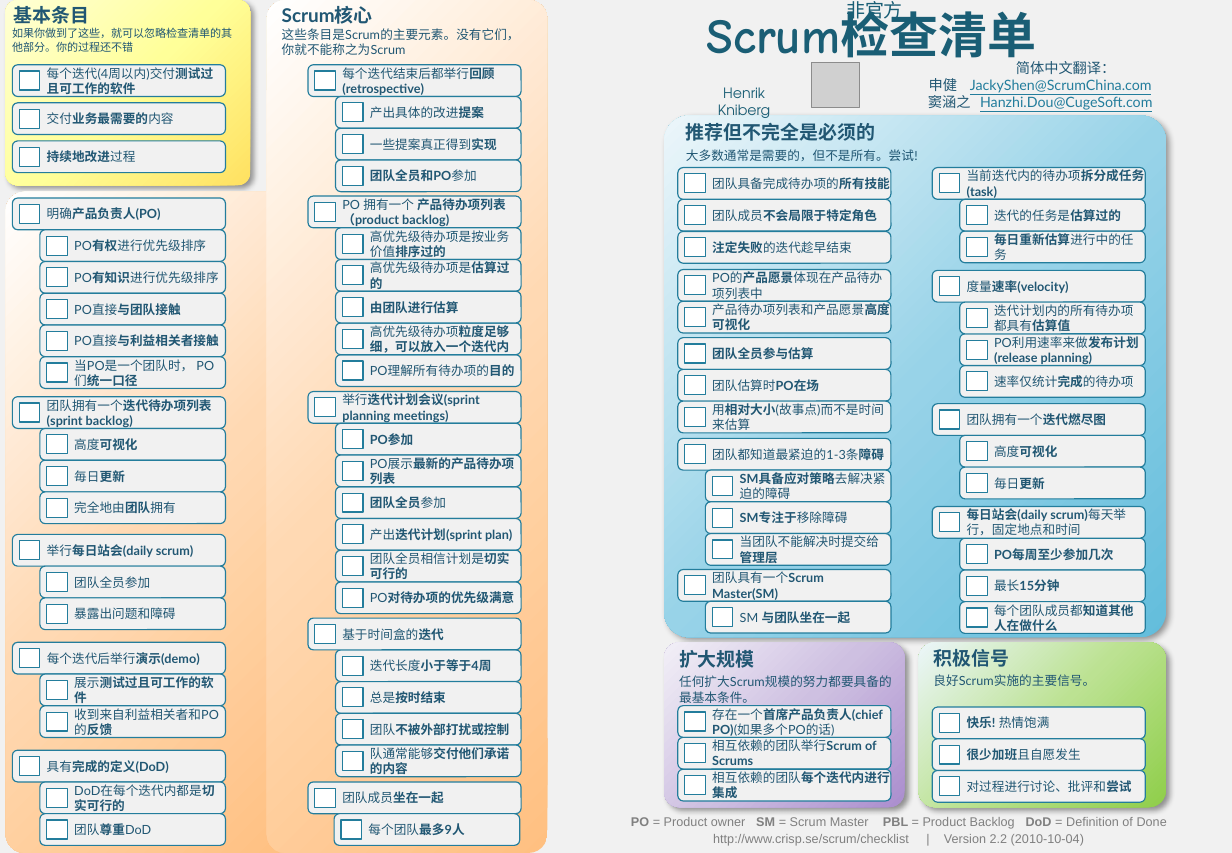
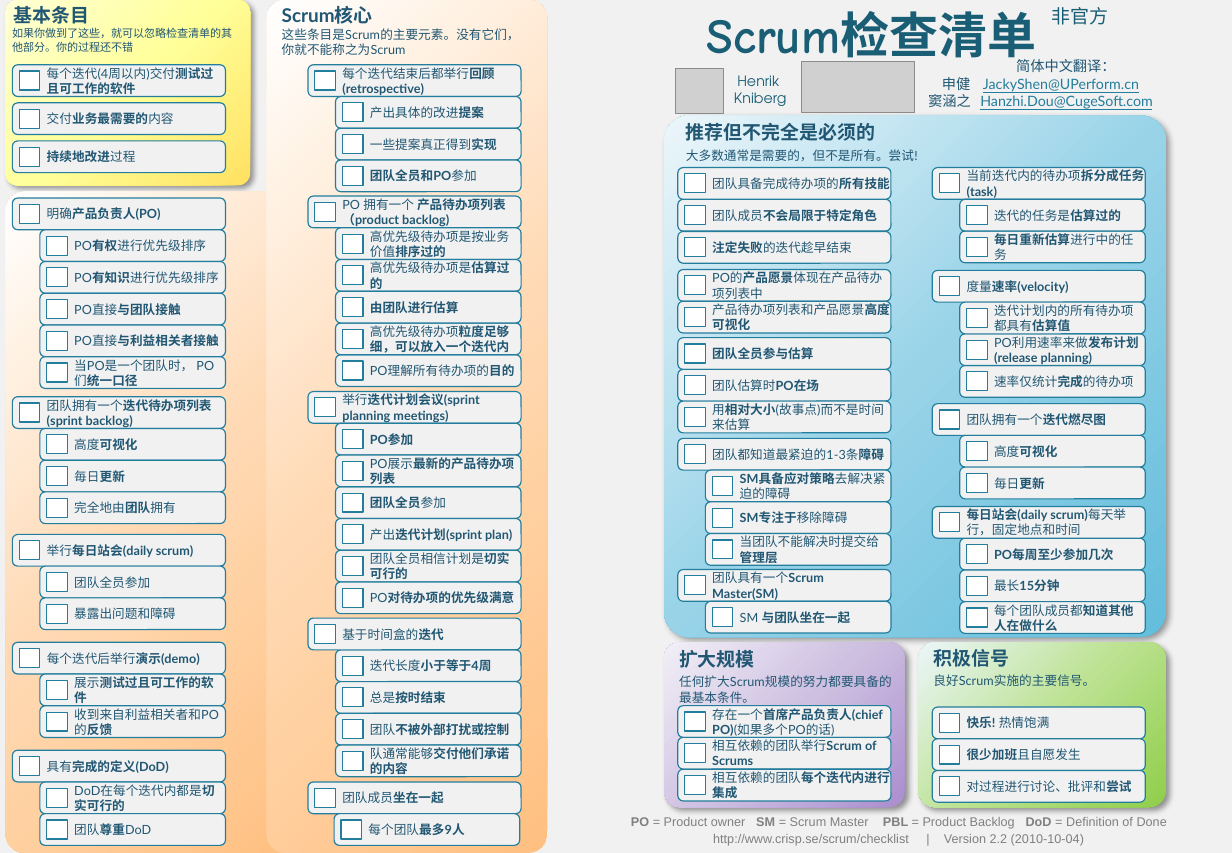
Before and after one commit to mebusw/Scrum-Checklist-Chinese, a slide deck: slide 2 of Scrum-checklist_zh_cn.pptx. Drawn at 1232x853 pixels with LibreOffice and Linux fonts; fonts in the diff are those of the drawing; grey boxes stand for pictures. Boxes give left, top, right and bottom in pixels: in the first picture for what was removed or moved away, otherwise in the second. Text is boxed around its words. In the diff, an @@ line names an element or a change of style, - is before the commit and + after.

```diff
--- a/Scrum-checklist_zh_cn.pptx
+++ b/Scrum-checklist_zh_cn.pptx
@@ text "非官方" rewrapped from box(846, 1, 903, 23) to box(1052, 7, 1109, 25) @@
@@ picture: place and size @@
-picture at box(812, 63, 860, 108)
+picture at box(676, 68, 724, 114)
@@ text at box(734, 75, 786, 106): text changed @@
-Henrik Kniberg
+Henrik
+Kniberg
@@ picture added at box(802, 61, 915, 113) @@
@@ text at box(942, 77, 1139, 92): text changed @@
-申健 JackyShen@ScrumChina.com
+申健 JackyShen@UPerform.cn
```
Also in this commit, not shown: 1 other slide changed, 1 other file.
